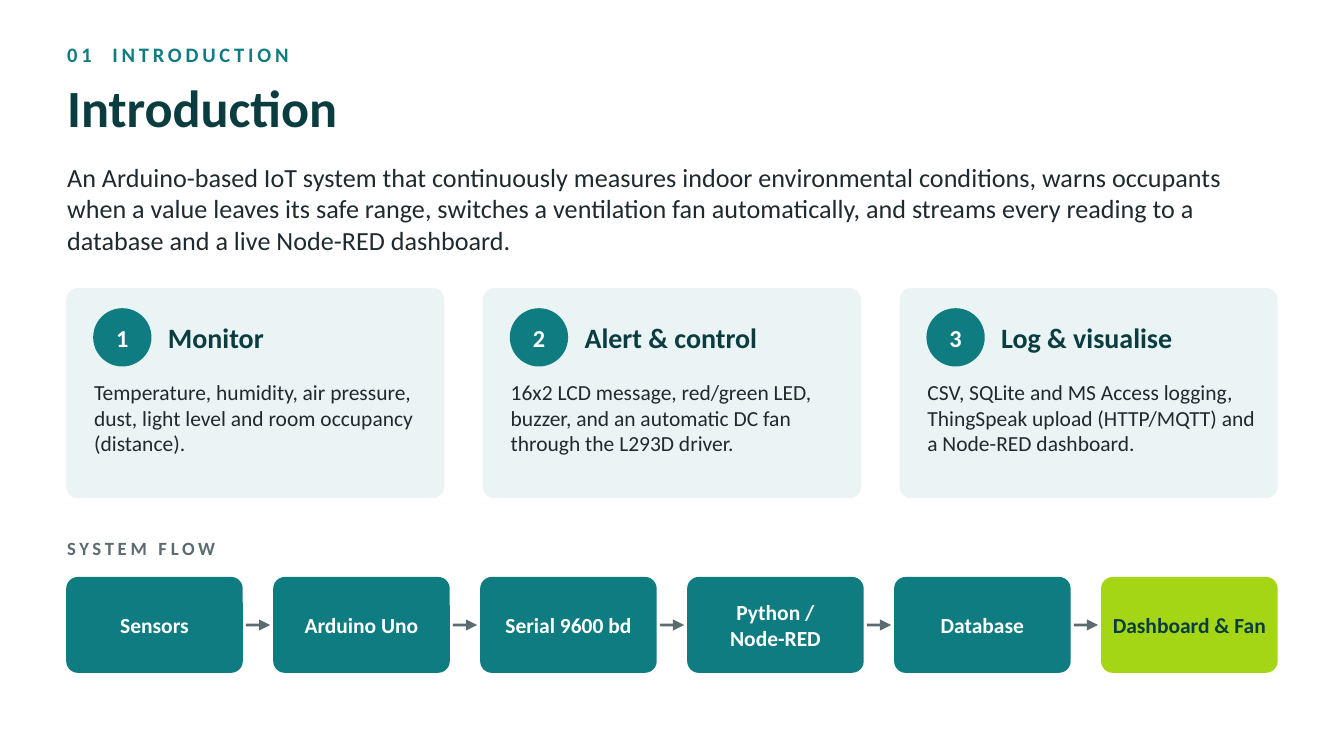
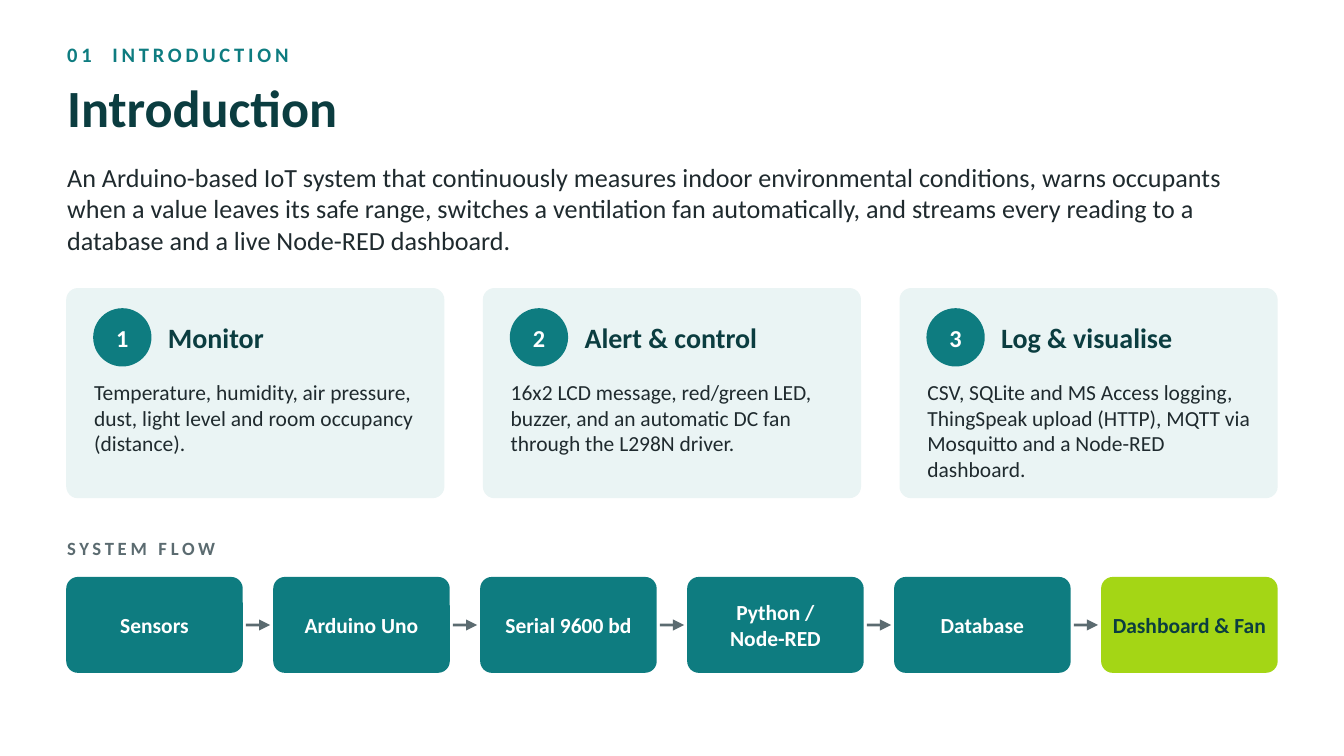
Before and after one commit to muaz8172/Smart-Environmental-Monitoring-Control-System, a slide deck: slide 2 of Presentation/Smart_Environmental_Monitoring_Presentation.pptx. Drawn at 1344x756 pixels with LibreOffice and Linux fonts; fonts in the diff are those of the drawing. Boxes give left, top, right and bottom in pixels: in the first picture for what was removed or moved away, otherwise in the second. Text is boxed around its words. In the diff, an @@ line names an element or a change of style, - is before the commit and + after.

```diff
--- a/Presentation/Smart_Environmental_Monitoring_Presentation.pptx
+++ b/Presentation/Smart_Environmental_Monitoring_Presentation.pptx
@@ text at [511, 385, 812, 455]: text changed @@
-16x2 LCD message, red/green LED, buzzer, and an automatic DC fan through the L293D driver.
+16x2 LCD message, red/green LED, buzzer, and an automatic DC fan through the L298N driver.
@@ text at [927, 385, 1250, 477]: text changed @@
-CSV, SQLite and MS Access logging, ThingSpeak upload (HTTP/MQTT) and a Node-RED dashboard.
+CSV, SQLite and MS Access logging, ThingSpeak upload (HTTP), MQTT via Mosquitto and a Node-RED dashboard.
```
Also in this commit, not shown: 4 other slides changed, 25 other files.
